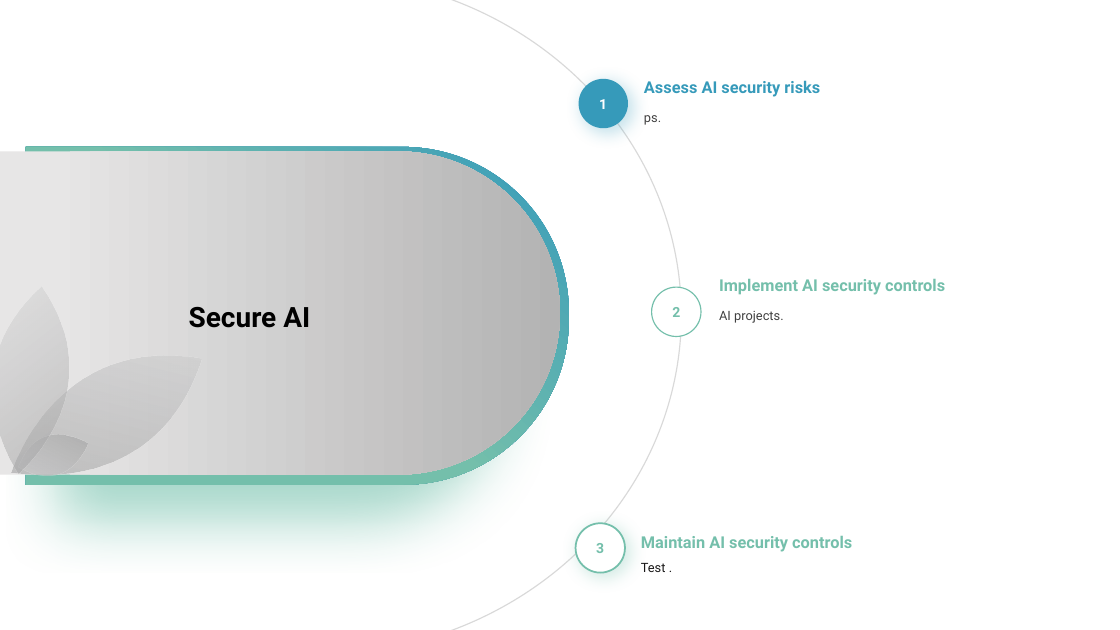
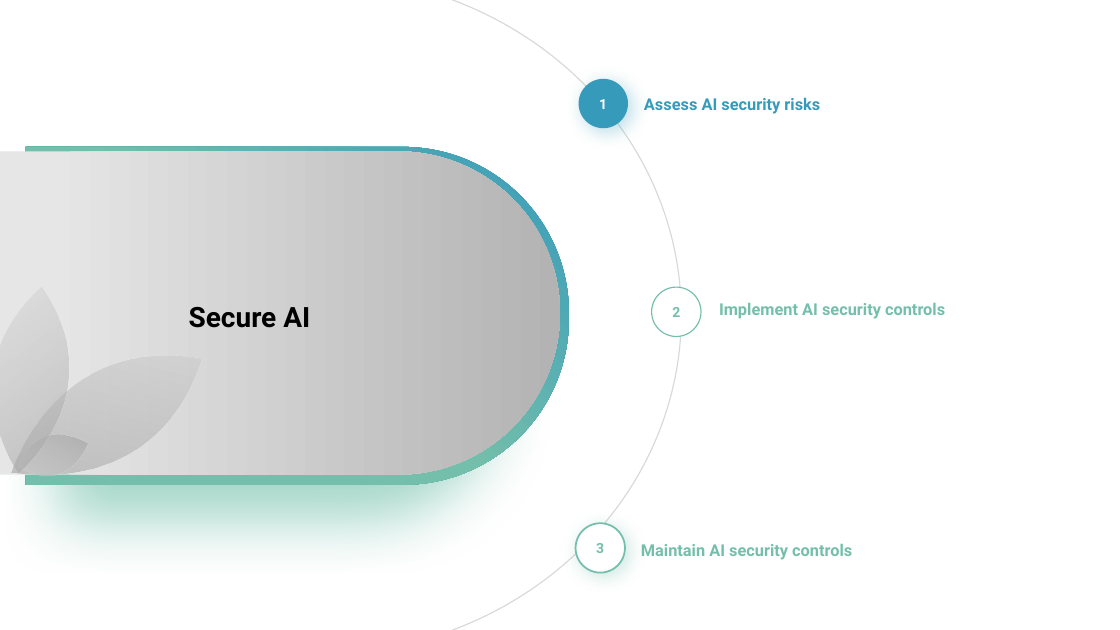
Before and after one commit to hzmarrou/AI-strategy-workshop, a slide deck: slide 45 of AIStrategyAzure-GU.pptx (slide 41 before the commit). Drawn at 1120x630 pixels with LibreOffice and Linux fonts; fonts in the diff are those of the drawing. Boxes give left, top, right and bottom in pixels: in the first picture for what was removed or moved away, otherwise in the second. Text is boxed around its words. In the diff, an @@ line names an element or a change of style, - is before the commit and + after.

```diff
--- a/AIStrategyAzure-GU.pptx
+++ b/AIStrategyAzure-GU.pptx
@@ text "Assess AI security risks" moved from (x1=644, y1=80, x2=820, y2=97) to (x1=644, y1=97, x2=820, y2=114) @@
@@ text removed at (x1=644, y1=115, x2=661, y2=125) @@
-ps.
@@ text "Implement AI security controls" moved from (x1=719, y1=279, x2=945, y2=295) to (x1=719, y1=303, x2=945, y2=319) @@
@@ text removed at (x1=719, y1=311, x2=784, y2=323) @@
-AI projects.
@@ text "Maintain AI security controls" moved from (x1=641, y1=536, x2=852, y2=552) to (x1=641, y1=544, x2=852, y2=560) @@
@@ text removed at (x1=641, y1=563, x2=666, y2=572) @@
-Test .
```
Also in this commit, not shown: 11 other slides changed, 5 slides added, 1 other file.
